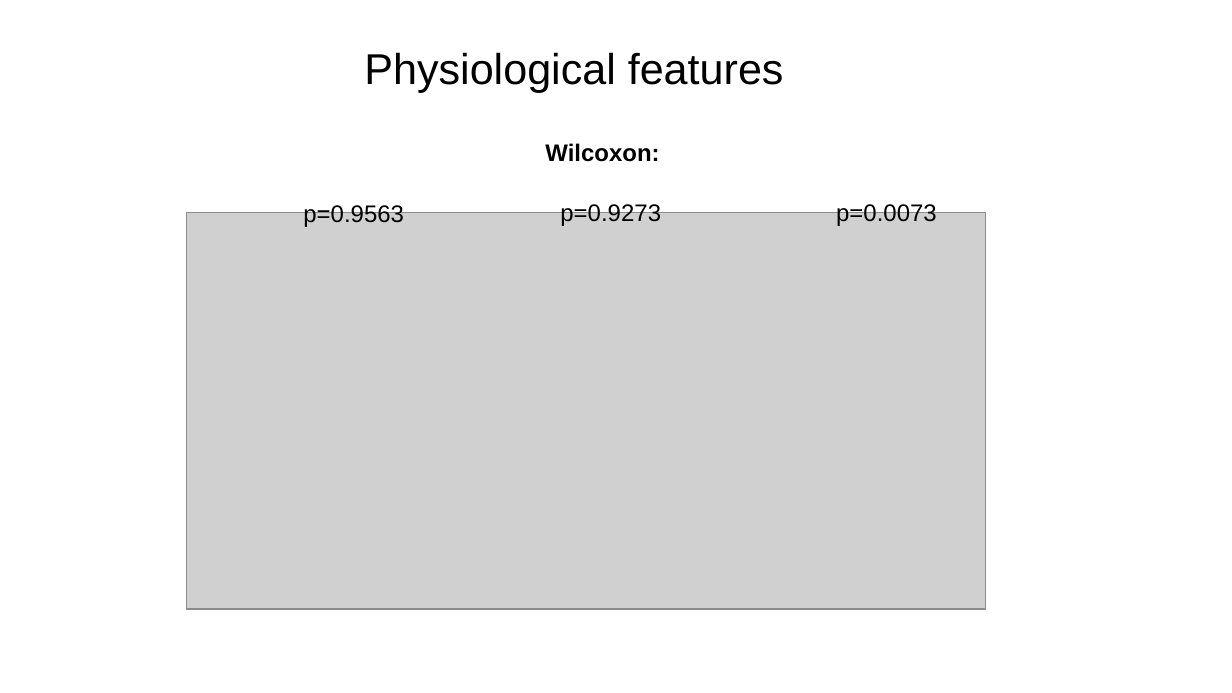
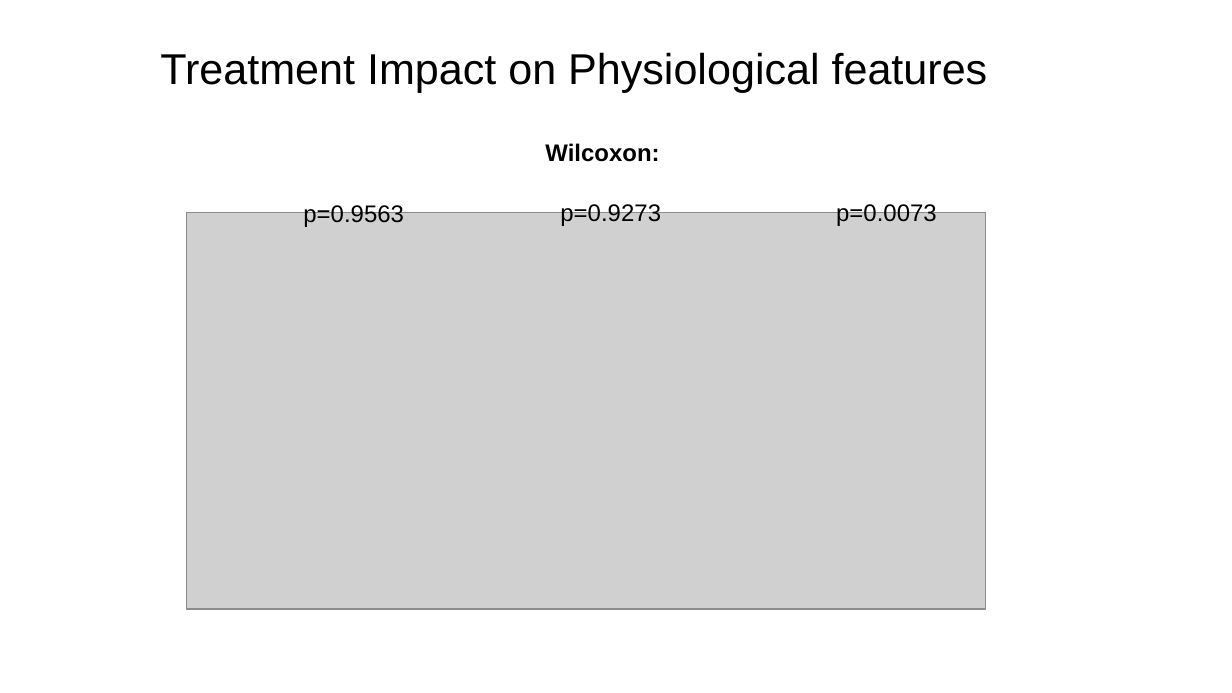
Before and after one commit to Oren-BenA/EDA_Exercise_Mental, a slide deck: slide 11 of EDA_04-07-2023_0_57.pptx. Drawn at 1232x693 pixels with LibreOffice and Linux fonts; fonts in the diff are those of the drawing; grey boxes stand for pictures. Boxes give left, top, right and bottom in pixels: in the first picture for what was removed or moved away, otherwise in the second. Text is boxed around its words. In the diff, an @@ line names an element or a change of style, - is before the commit and + after.

```diff
--- a/EDA_04-07-2023_0_57.pptx
+++ b/EDA_04-07-2023_0_57.pptx
@@ title at [160,52,988,92]: text changed @@
-Physiological features
+Treatment Impact on Physiological features
```
Also in this commit, not shown: 5 other slides changed, 2 other files.
